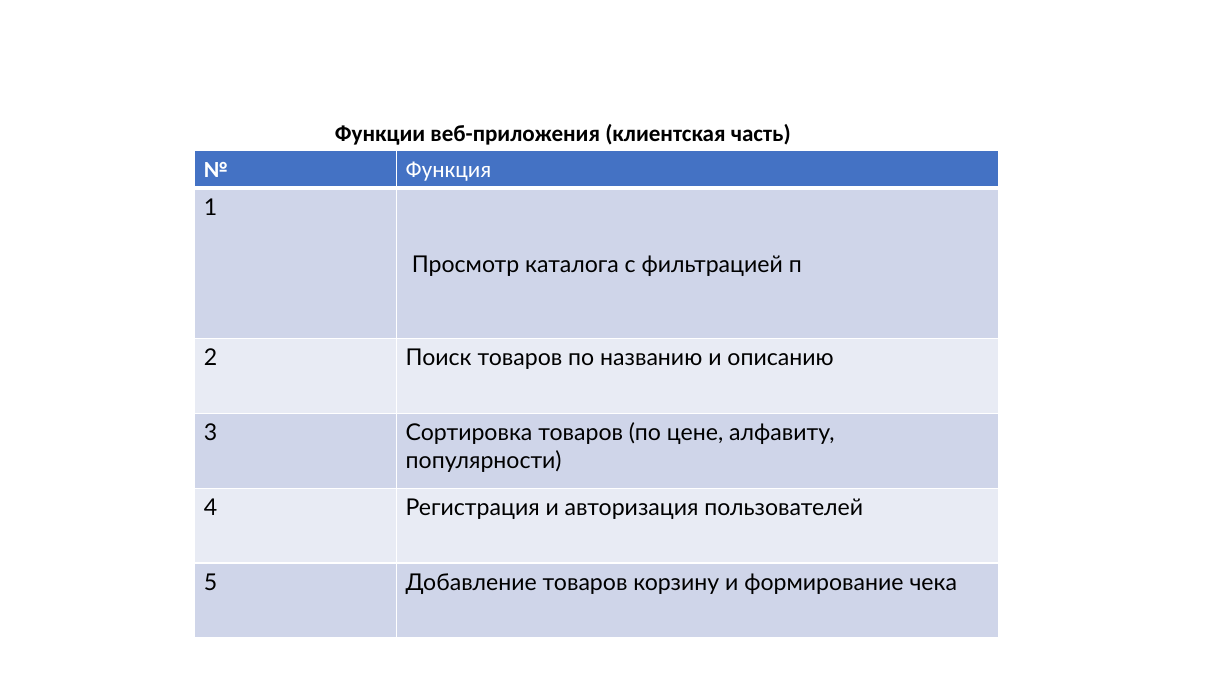
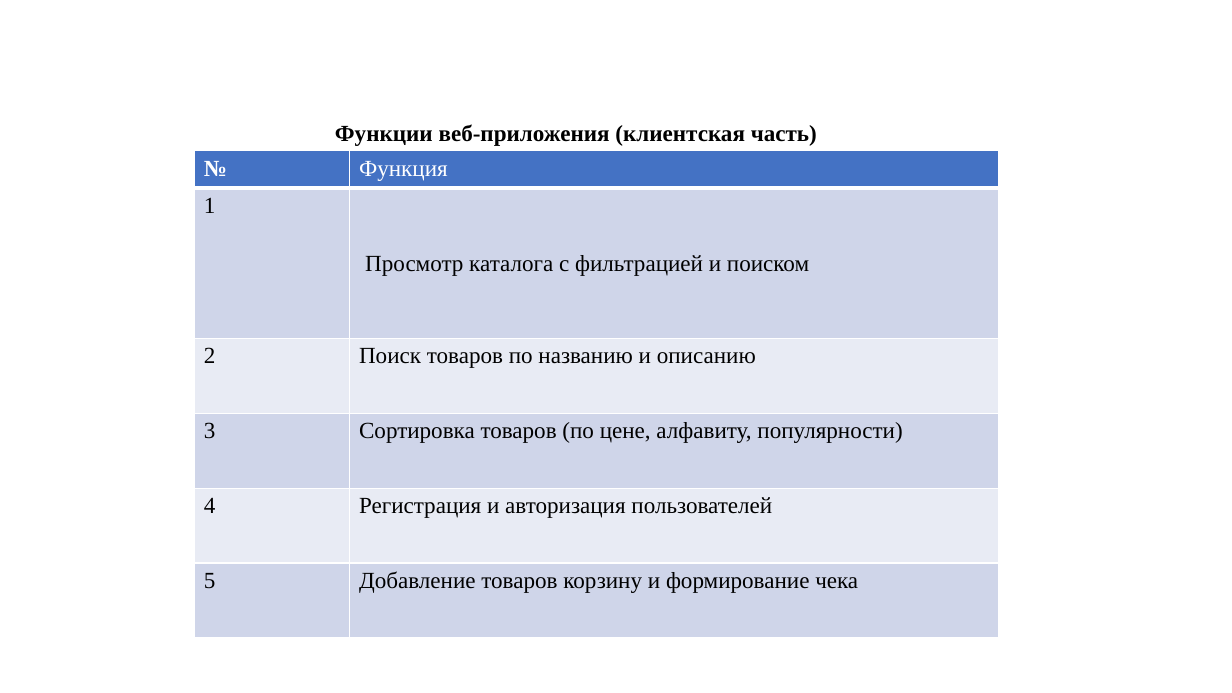
Before and after one commit to Stanis1av-M/Panel, a slide deck: slide 7 of Fff.pptx. Drawn at 1232x693 pixels with LibreOffice and Linux fonts; fonts in the diff are those of the drawing; background and template pictures are left out. Boxes give left, top, right and bottom in pixels: in the first picture for what was removed or moved away, otherwise in the second. Text is boxed around its words. In the diff, an @@ line names an element or a change of style, - is before the commit and + after.

```diff
--- a/Fff.pptx
+++ b/Fff.pptx
@@ text "Функции веб-приложения (клиентская часть)" at box(335, 124, 817, 146): font Calibri to Times New Roman @@
@@ table at box(195, 151, 999, 638) @@
-row 2, column 2: Просмотр каталога с фильтрацией п
+row 2, column 2: Просмотр каталога с фильтрацией и поиском
@@ font Calibri to Times New Roman in "№", "Функция" @@
@@ font Lato to Times New Roman in "1", "2", "Поиск товаров по названию и описанию", "3" and 5 more places @@
```
Also in this commit, not shown: 10 other slides changed, 2 slides added.
